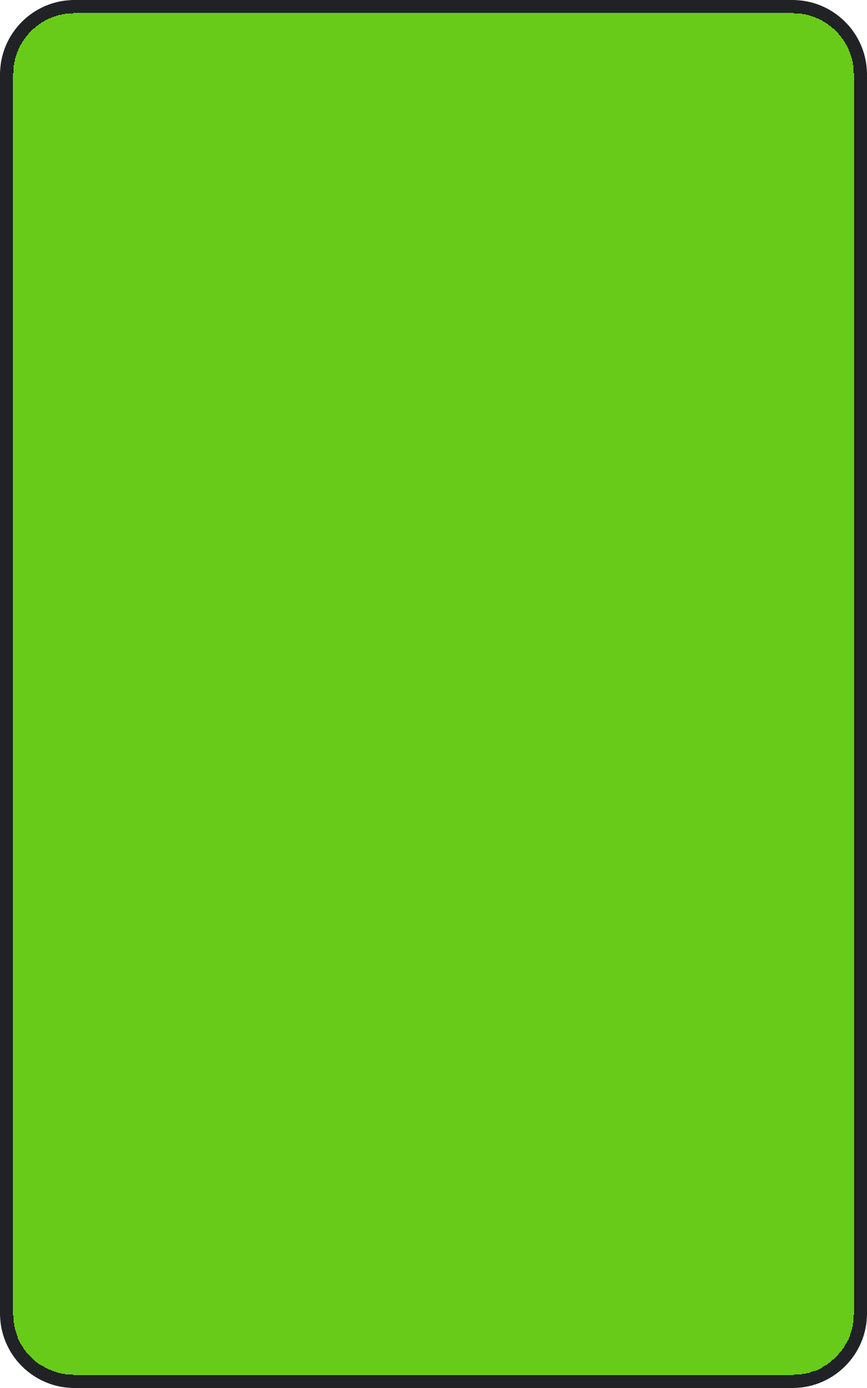
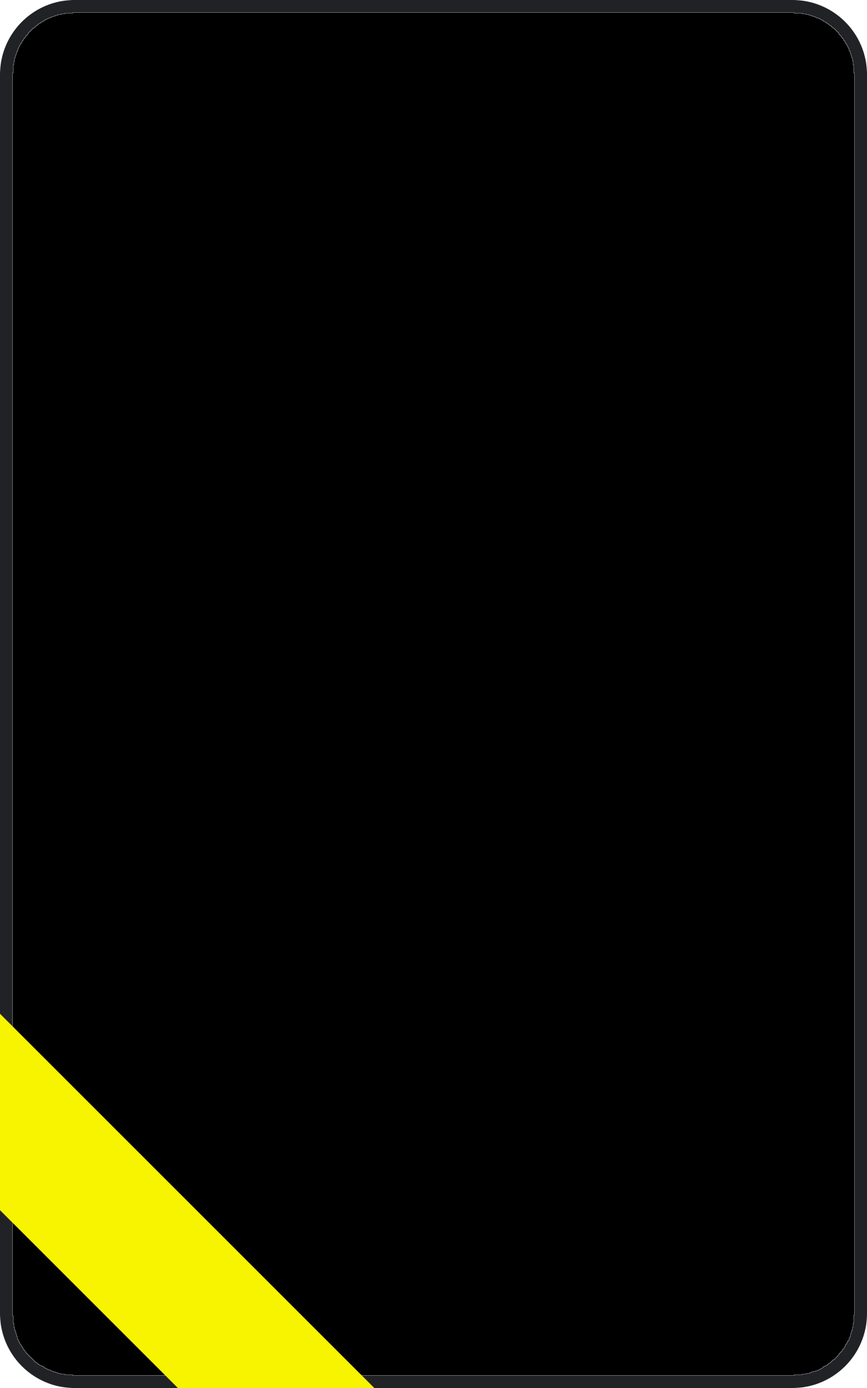
Before/after of a 867x1388 layered artwork. What changed in the layer stack:
added layer "Layer 1" above "Outline" over left=0, top=1012, right=375, bottom=1388
painted on "Outline" over left=12, top=12, right=856, bottom=1376
